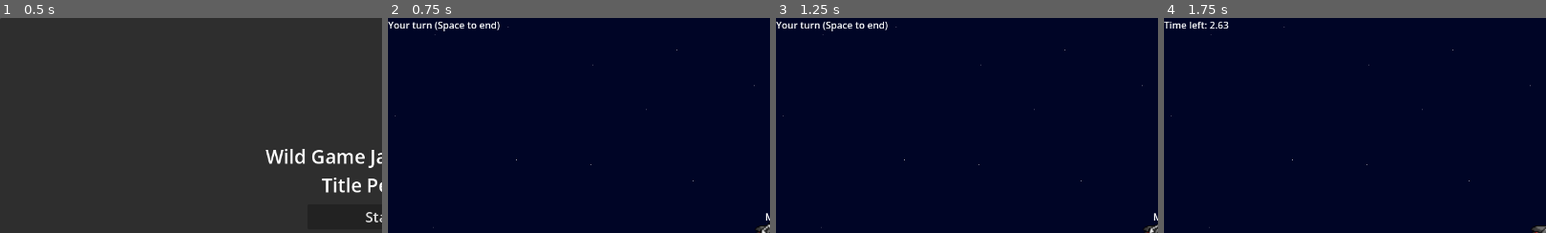
Above: before the commit, frames 1-4 (left to right).
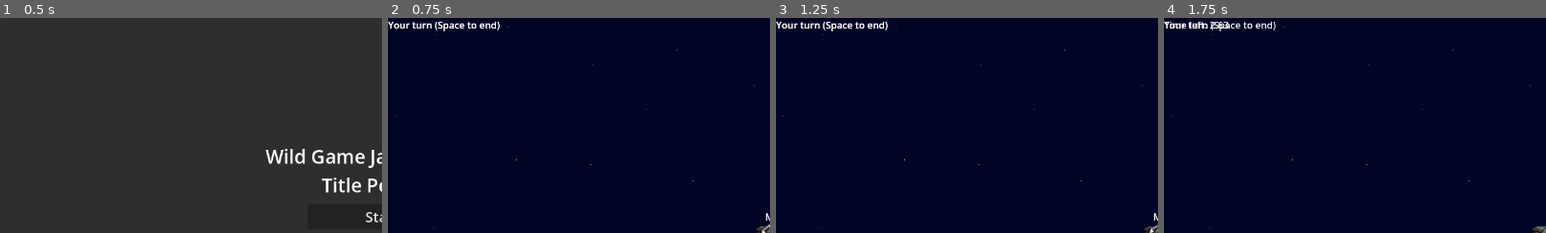
Above: after the commit, the same moments.

Repository: Sadathy/Wild-Jam-93
Game: Godot game, scene res://Scenes/main.tscn
The game is run twice, just before and just after one commit, with the same random seed, the same clock (stepped at 60 frames per second) and the same inputs.
Inputs (mouse positions are % of the whole screen's width and height, from its top left):
- Up to frame 1 (0.5 s): no input
- Up to frame 2 (0.75 s): click "Start" at 0.5 s
- Up to frame 3 (1.25 s): no input
- Up to frame 4 (1.75 s): move the mouse to (72, 45) at 1.27 s; tap Space (next_turn) at 1.35 s
The pictures show only the part of the screen within x 0-50%, y 0-50%; the shares and areas given below are measured in that part.

Frame 1 is identical in both runs. In frame 2, 0.2% of the frame differs, in the area x 0-30%, y 1-7%; in frame 3, 0.2%; in frame 4, 0.4%.

Commit message:
Fix to menu
Made the menue hide rather than queue_free()

Diff:
--- a/wild-jam-93-project/Scenes/player_ship.tscn
+++ b/wild-jam-93-project/Scenes/player_ship.tscn
@@ -21,3 +21,11 @@
 
 [node name="Camera" type="Camera2D" parent="." unique_id=1087476652]
 unique_name_in_owner = true
+
+[node name="CanvasLayer" type="CanvasLayer" parent="." unique_id=484873603]
+
+[node name="LabelTurn" type="Label" parent="CanvasLayer" unique_id=1571525818]
+unique_name_in_owner = true
+offset_right = 188.0
+offset_bottom = 23.0
+text = "Your turn (Space to end)"
--- a/wild-jam-93-project/Scripts/UI/MainMenu.gd
+++ b/wild-jam-93-project/Scripts/UI/MainMenu.gd
@@ -32,7 +32,7 @@
 func start_pressed() -> void:
 	var new_level = LEVEL.instantiate()
 	get_tree().get_root().add_child(new_level)
-	queue_free()
+	hide()
 
 func options_pressed() -> void:
 	button_return.show()
